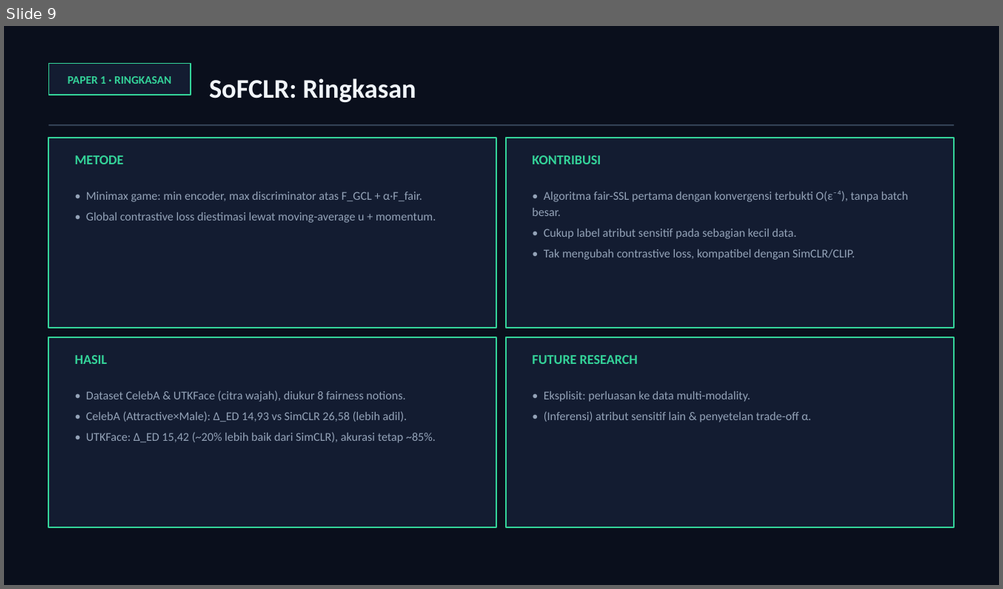
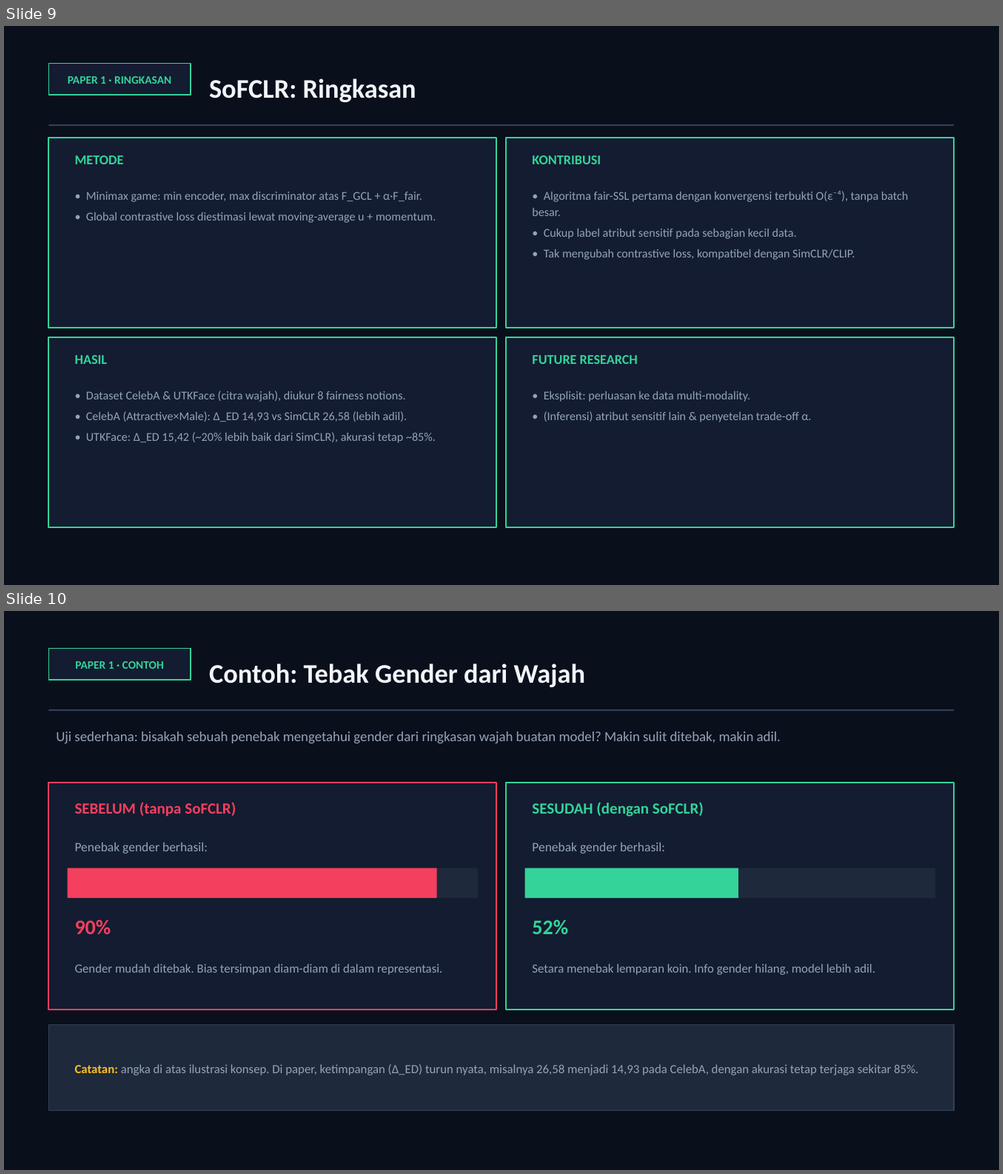
Before and after one commit to awangga/awangga.github.io, a slide deck: safe/metrics/SAFE-AI-Metrics.pptx. Shown one above the other, each under a label of ours: slide 9 before the commit, slides 9 and 10 after it. The pictures are 1003x589 and 1003x1174 pixels, drawn with LibreOffice and Linux fonts; fonts in the diff are those of the drawing. Boxes give left, top, right and bottom in pixels: in the first picture for what was removed or moved away, otherwise in the second. Text is boxed around its words. In the diff, an @@ line names an element or a change of style, - is before the commit and + after.

```diff
--- a/safe/metrics/SAFE-AI-Metrics.pptx
+++ b/safe/metrics/SAFE-AI-Metrics.pptx
@@ slide 10 added at [4, 611, 999, 1170], background #FFFFFF @@
@@ rectangle added at [4, 611, 999, 1170], fill #0A0F1C @@
@@ rectangle added at [48, 648, 190, 680], fill #131C31, outline #34D399 1.25 pt @@
@@ text added at [75, 661, 164, 669], 11 pt, text #34D399, bold @@
+PAPER 1 · CONTOH
@@ text added at [209, 664, 585, 687], 26 pt, text #F1F5F9, bold @@
+Contoh: Tebak Gender dari Wajah
@@ rectangle added at [48, 709, 954, 711], fill #334155 @@
@@ text added at [56, 732, 780, 743], 13.5 pt, text #94A3B8 @@
+Uji sederhana: bisakah sebuah penebak mengetahui gender dari ringkasan wajah buatan model? Makin sulit ditebak, makin adil.
@@ rectangle added at [48, 783, 496, 1010], fill #131C31, outline #F43F5E 1.5 pt @@
@@ rectangle added at [506, 783, 954, 1010], fill #131C31, outline #34D399 1.5 pt @@
@@ text added at [75, 802, 236, 817], 15 pt, text #F43F5E, bold @@
+SEBELUM (tanpa SoFCLR)
@@ text added at [532, 802, 703, 817], 15 pt, text #34D399, bold @@
+SESUDAH (dengan SoFCLR)
@@ text added at [75, 843, 208, 854], 12.5 pt, text #94A3B8 @@
+Penebak gender berhasil:
@@ text added at [532, 843, 665, 854], 12.5 pt, text #94A3B8 @@
+Penebak gender berhasil:
@@ rectangle added at [68, 869, 478, 898], fill #1E293B @@
@@ rectangle added at [68, 869, 437, 898], fill #F43F5E @@
@@ rectangle added at [525, 869, 935, 898], fill #1E293B @@
@@ rectangle added at [525, 869, 738, 898], fill #34D399 @@
@@ text added at [75, 920, 111, 935], 20 pt, text #F43F5E, bold @@
+90%
@@ text added at [532, 920, 568, 934], 20 pt, text #34D399, bold @@
+52%
@@ text added at [75, 964, 442, 975], 12 pt, text #94A3B8 @@
+Gender mudah ditebak. Bias tersimpan diam-diam di dalam representasi.
@@ text added at [532, 964, 875, 975], 12 pt, text #94A3B8 @@
+Setara menebak lemparan koin. Info gender hilang, model lebih adil.
@@ rectangle added at [48, 1025, 954, 1111], fill #1E293B, outline #334155 1 pt @@
@@ text added at [75, 1065, 918, 1076], 12 pt, text #94A3B8 @@
+Catatan: angka di atas ilustrasi konsep. Di paper, ketimpangan (Δ_ED) turun nyata, misalnya 26,58 menjadi 14,93 pada CelebA, dengan akurasi tetap terjaga sekitar 85%.
```
Also in this commit, not shown: 2 other slides added, 3 other files.
